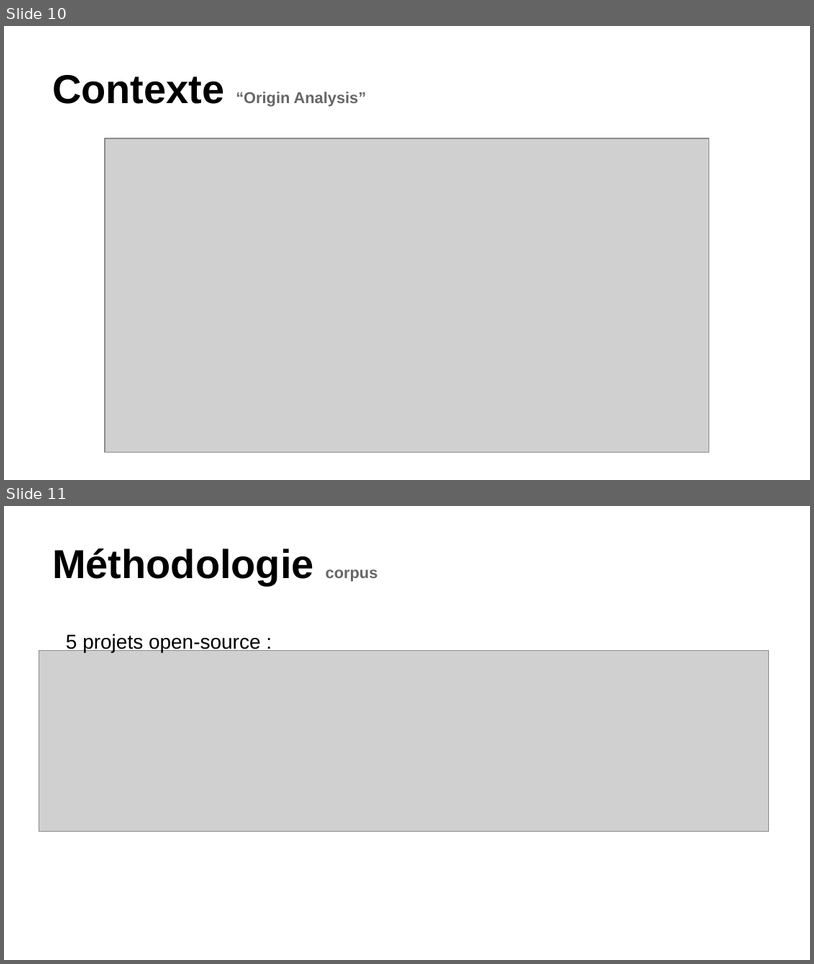
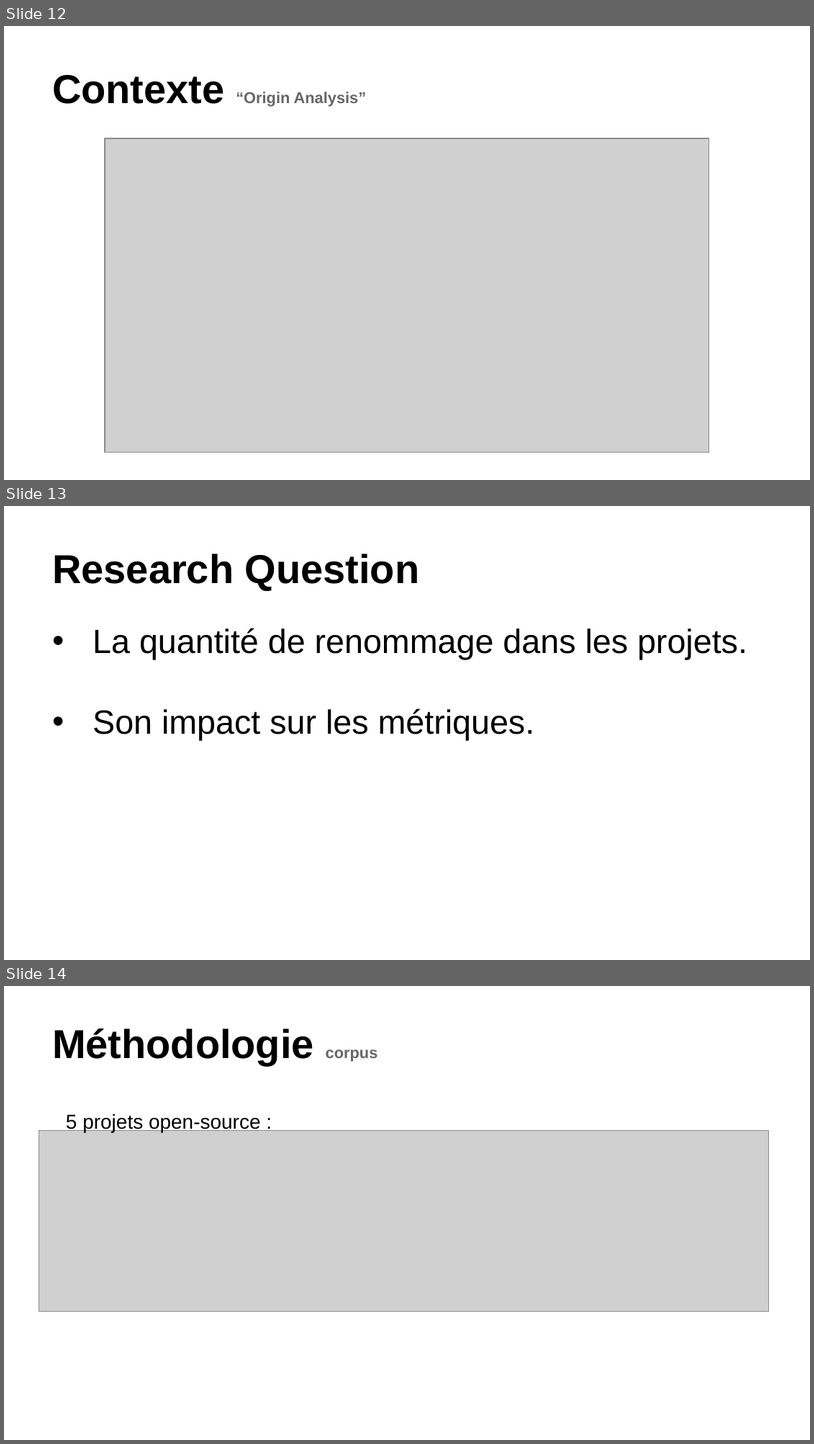
Before and after one commit to stonesong/Stage, a slide deck: presentation/presStageM2.pptx. Shown one above the other, each under a label of ours: slides 10 and 11 before the commit, slides 12, 13 and 14 after it. The pictures are 814x964 and 814x1444 pixels, drawn with LibreOffice and Linux fonts; fonts in the diff are those of the drawing; grey boxes stand for pictures. Boxes give left, top, right and bottom in pixels: in the first picture for what was removed or moved away, otherwise in the second. Text is boxed around its words. In the diff, an @@ line names an element or a change of style, - is before the commit and + after.

```diff
--- a/presentation/presStageM2.pptx
+++ b/presentation/presStageM2.pptx
@@ slide 13 added at [4, 506, 810, 960], background #FFFFFF @@
@@ title added at [52, 554, 419, 590], 36 pt, text #000000, bold @@
+Research Question
@@ text added at [93, 628, 748, 741], 30 pt, text #000000 @@
+• La quantité de renommage dans les projets.
+• Son impact sur les métriques.
@@ what was slide 10 is now slide 12 @@
@@ what was slide 11 is now slide 14 @@
```
Also in this commit, not shown: 2 slides changed, 2 other slides added, 1 other file.
